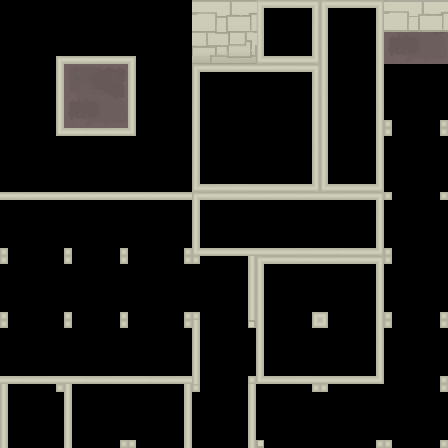
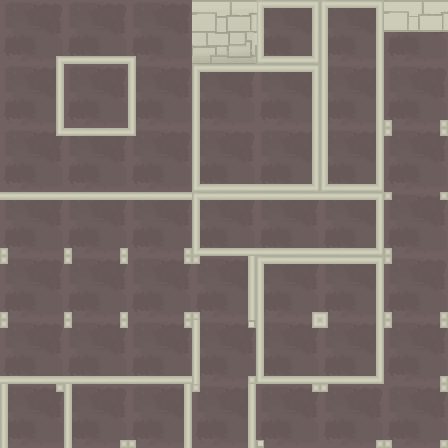
Layered file, before and after one edit (448px x 448px). Changes by layer:
added layer "light-right" (3%) in group "walls-vol" over (192, 9, 254, 63)
showed "ground" over (0, 0, 448, 448)
hid "back" over (0, 0, 448, 448)
